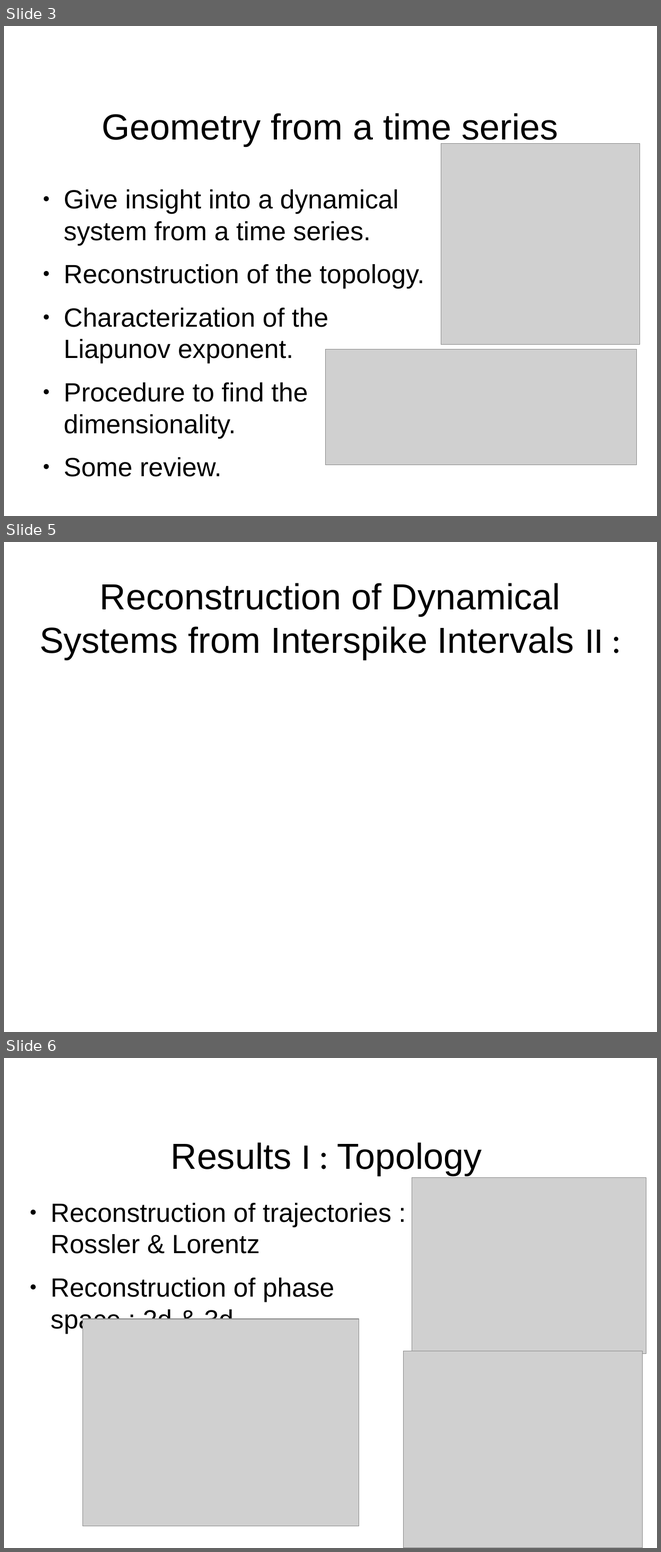
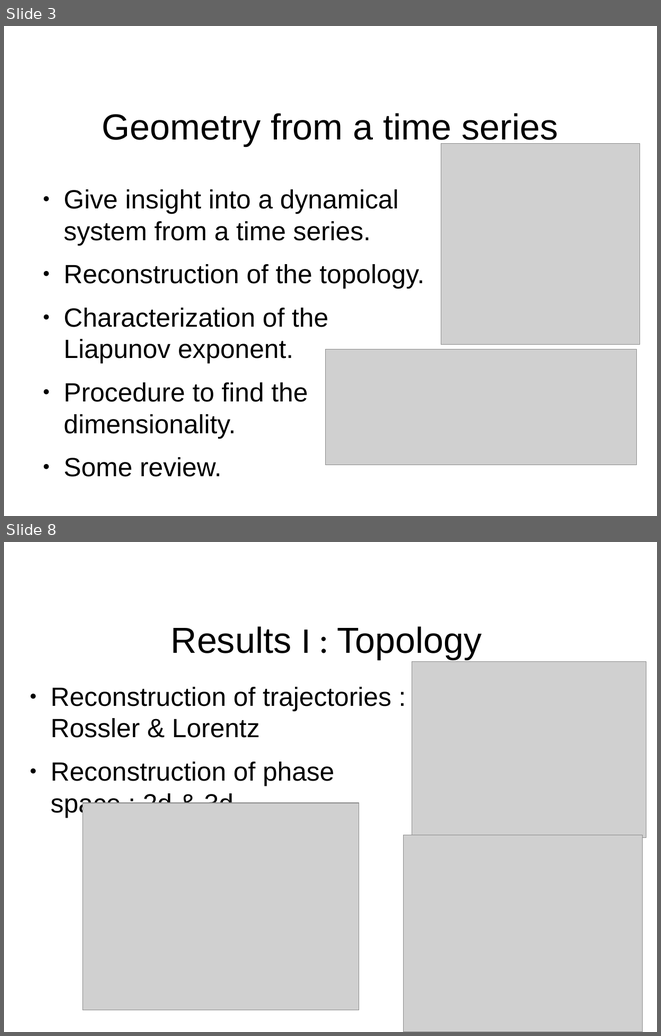
Before and after one commit to aarcascuerda/Reconstruction-of-dynamical-systems-from-ISIs, a slide deck: presentation/presentation.odp. Shown one above the other, each under a label of ours: slides 3, 5 and 6 before the commit, slides 3 and 8 after it; the slides between them are not shown. The pictures are 661x1552 and 661x1036 pixels, drawn with LibreOffice and Linux fonts; fonts in the diff are those of the drawing; grey boxes stand for pictures; background and template pictures are left out. Boxes give left, top, right and bottom in pixels: in the first picture for what was removed or moved away, otherwise in the second. Text is boxed around its words. In the diff, an @@ line names an element or a change of style, - is before the commit and + after.

```diff
--- a/presentation/presentation.odp
+++ b/presentation/presentation.odp
@@ slide 5 removed at (4, 542, 657, 1032), background #FFFFFF @@
@@ title removed at (40, 583, 603, 660) @@
-Reconstruction of Dynamical Systems from Interspike Intervals II :
@@ what was slide 6 is now slide 8 @@
```
Also in this commit, not shown: 2 slides changed, 3 slides added, 2 other files.
